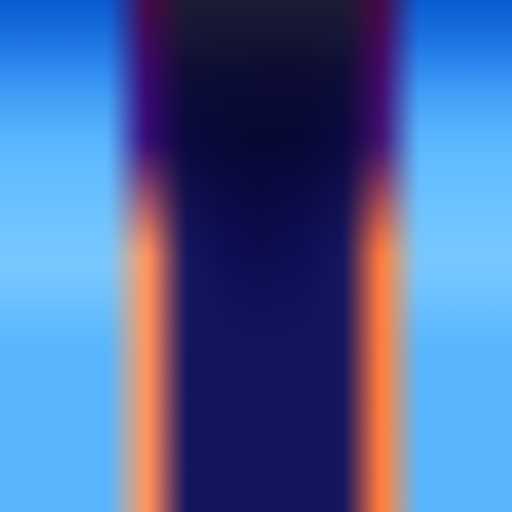
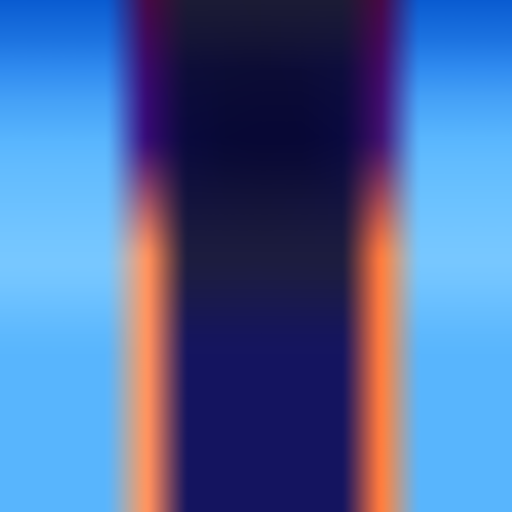
Layered file, before and after one edit (512×512). Changes by layer:
painted on "Vector Smart Object" over [114,23,376,346]
